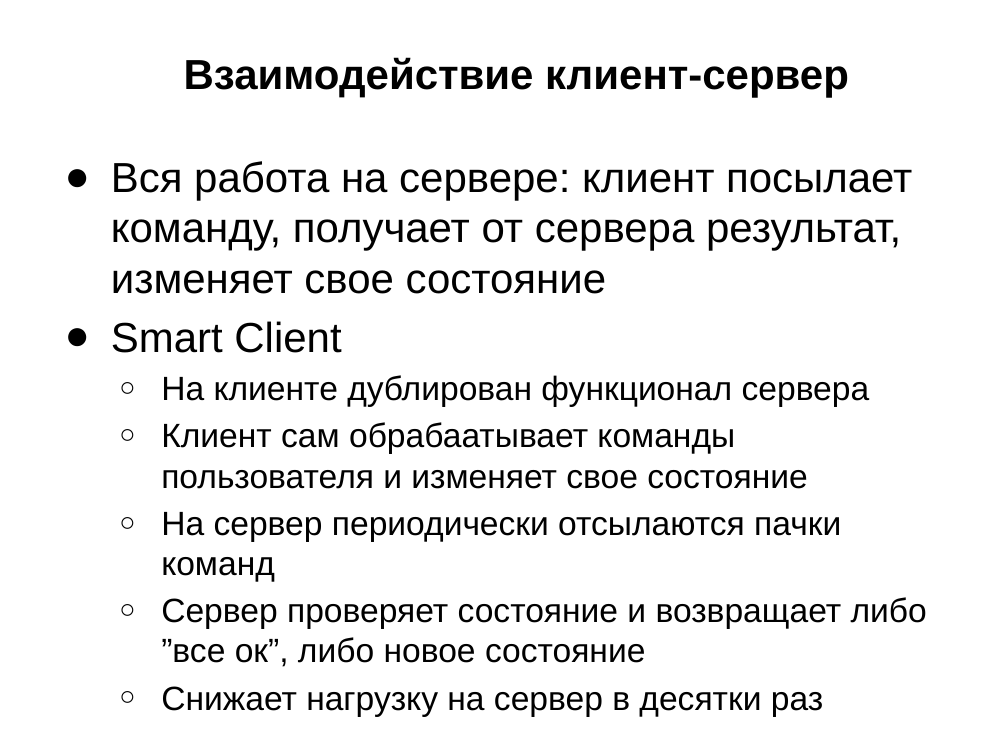
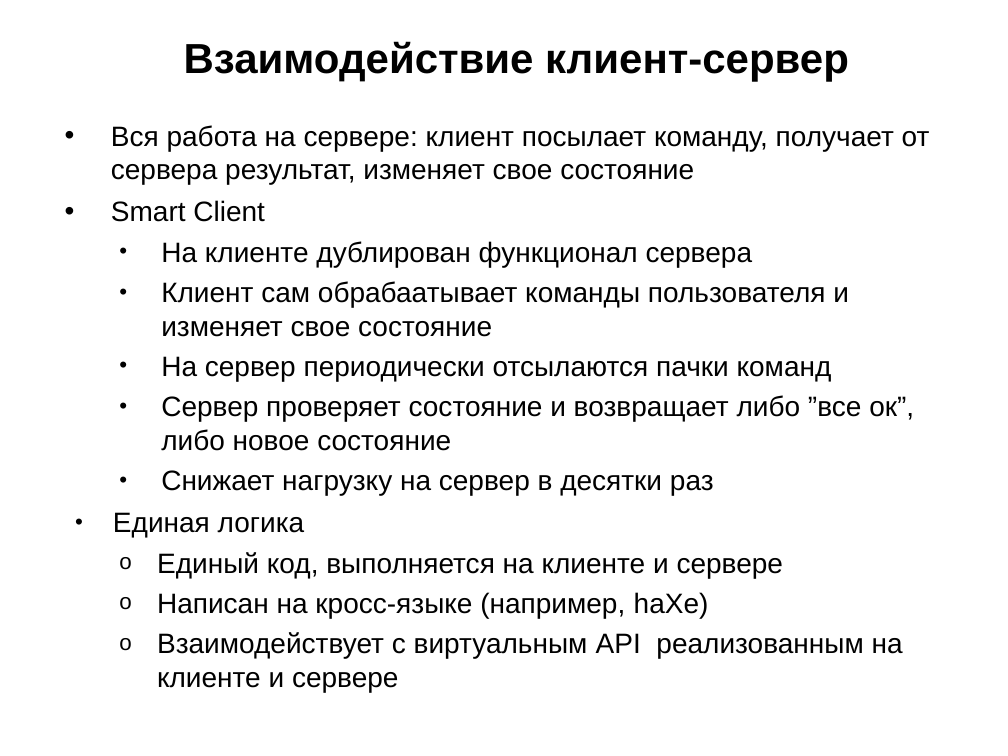
Before and after one commit to schadov/241m-lectures, a slide deck: slide 22 of Lecture-Server.pptx (slide 20 before the commit). Drawn at 1008x756 pixels with LibreOffice and Linux fonts; fonts in the diff are those of the drawing. Boxes give left, top, right and bottom in pixels: in the first picture for what was removed or moved away, otherwise in the second. Text is boxed around its words. In the diff, an @@ line names an element or a change of style, - is before the commit and + after.

```diff
--- a/Lecture-Server.pptx
+++ b/Lecture-Server.pptx
@@ title "Взаимодействие клиент-сервер": place and size @@
-title "Взаимодействие клиент-сервер" at box(184, 57, 849, 98)
+title "Взаимодействие клиент-сервер" at box(184, 41, 849, 81)
@@ text "Вся работа на сервере: клиент ...": place and size @@
-text "Вся работа на сервере: клиент ..." at box(111, 161, 927, 717)
+text "Вся работа на сервере: клиент ..." at box(111, 125, 930, 692)
@@ text at box(111, 125, 930, 495): size 30 to 20 pt in "Вся работа на сервере: клиент посылает команду, ...", "Smart Client"; size 24 to 20 pt in "На клиенте дублирован функционал сервера", "Клиент сам обрабаатывает команды пользователя и изменяет ...", "На сервер периодически отсылаются пачки команд", "Сервер проверяет состояние и возвращает либо ”все ..." and 1 more places; bullet ● to •; bullet ○ to • @@
@@ text at box(113, 512, 903, 692): paragraphs added @@
+• Единая логика
+  o Единый код, выполняется на клиенте и сервере
+  o Написан на кросс-языке (например, haXe)
+  o Взаимодействует с виртуальным API реализованным на клиенте и сервере
```
Also in this commit, not shown: 11 other slides changed, 9 slides added.
